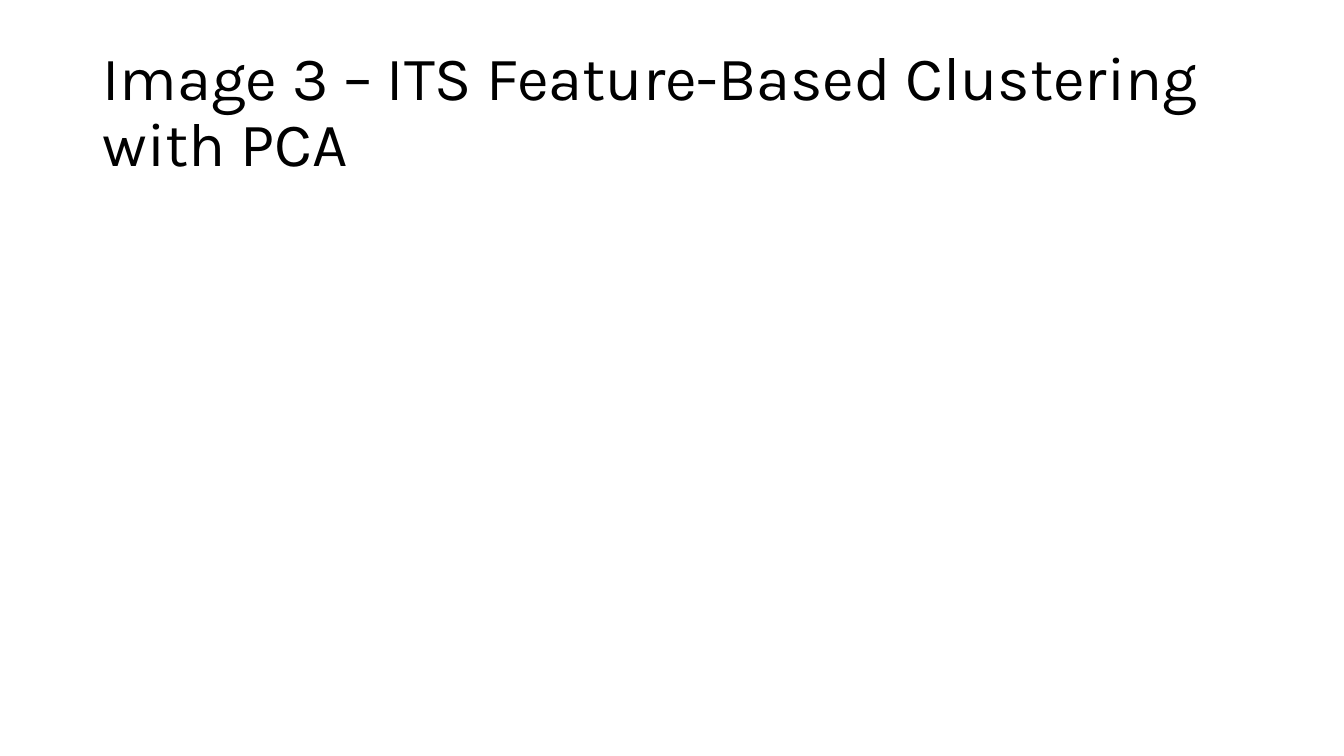
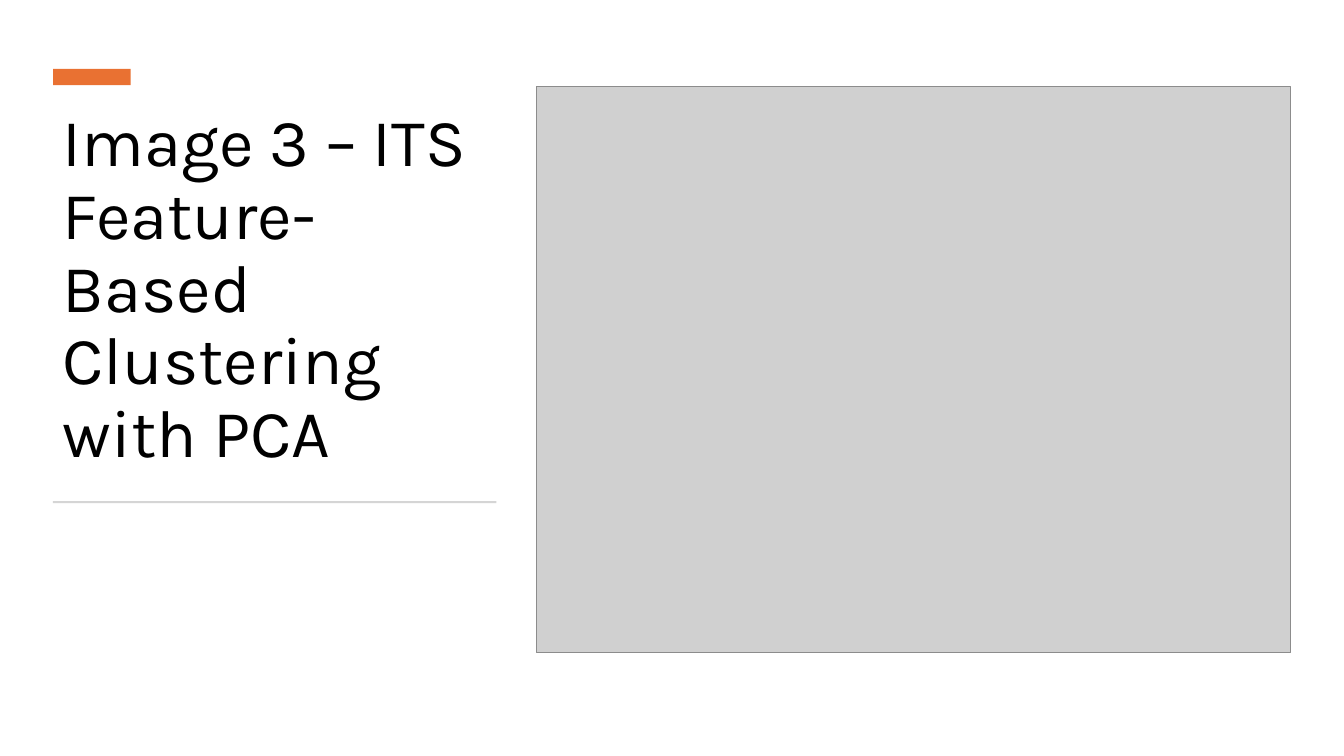
Before and after one commit to snsaiphoo/binf6210_assignment4, a slide deck: slide 10 of doc/Candida Comparison.pptx (slide 6 before the commit). Drawn at 1344x756 pixels with LibreOffice and Linux fonts; fonts in the diff are those of the drawing; grey boxes stand for pictures. Boxes give left, top, right and bottom in pixels: in the first picture for what was removed or moved away, otherwise in the second. Text is boxed around its words. In the diff, an @@ line names an element or a change of style, - is before the commit and + after.

```diff
--- a/doc/Candida Comparison.pptx
+++ b/doc/Candida Comparison.pptx
@@ rectangle added at bbox=[53, 69, 131, 85], fill #E97132 @@
@@ picture added at bbox=[536, 87, 1292, 653] @@
@@ title "Image 3 – ITS Feature-Based ...": place and size @@
-title "Image 3 – ITS Feature-Based ..." at bbox=[102, 57, 1197, 167]
+title "Image 3 – ITS Feature-Based ..." at bbox=[63, 123, 466, 458]
@@ title "Image 3 – ITS Feature-Based ..." at bbox=[63, 123, 466, 458]: size 44 to 48 pt; vertical alignment middle to bottom @@
@@ rectangle added at bbox=[53, 501, 497, 503], fill #D5D5D5 @@
```
Also in this commit, not shown: 8 other slides changed, 11 slides added, 1 slide removed, 18 other files.
